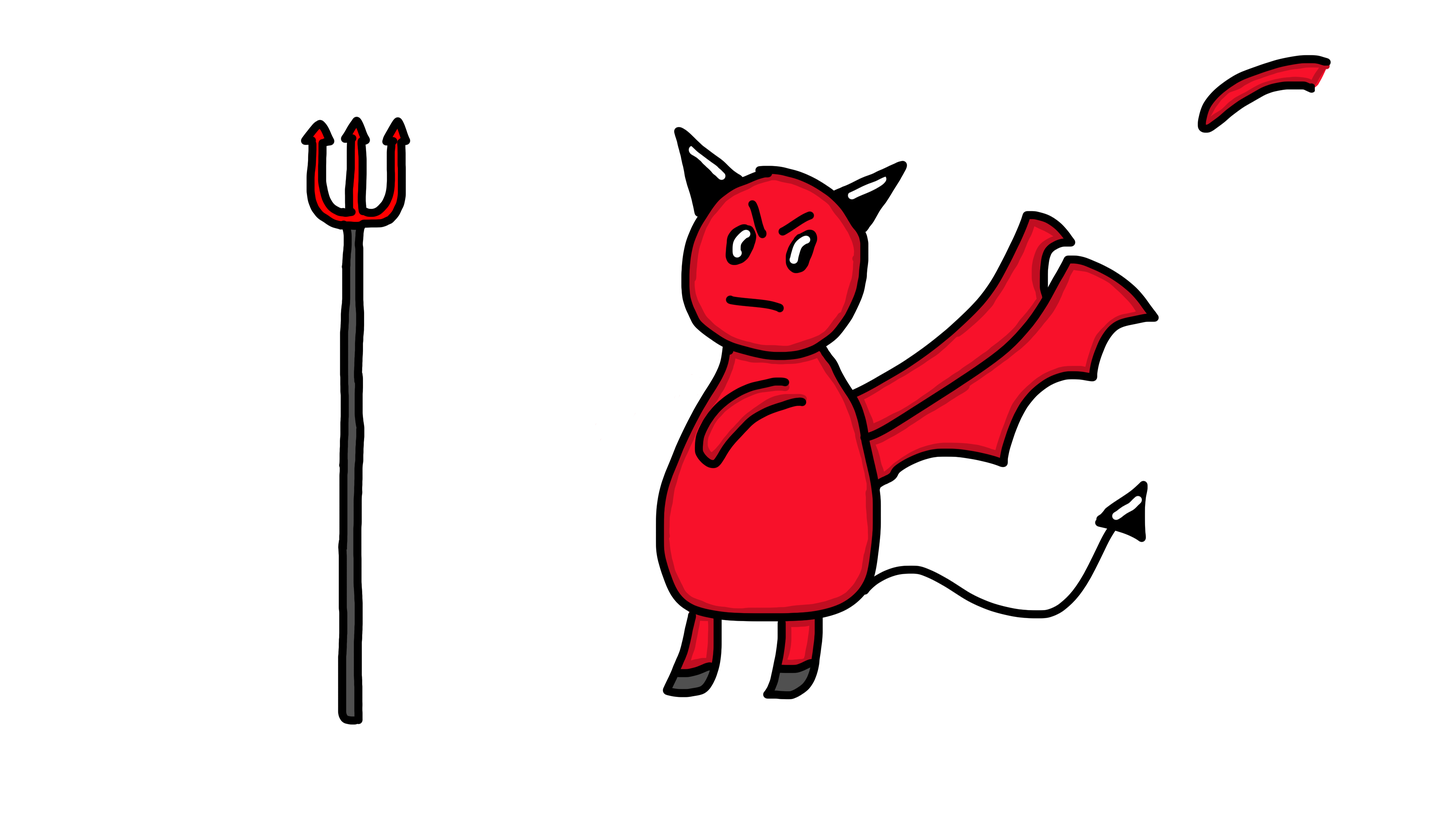
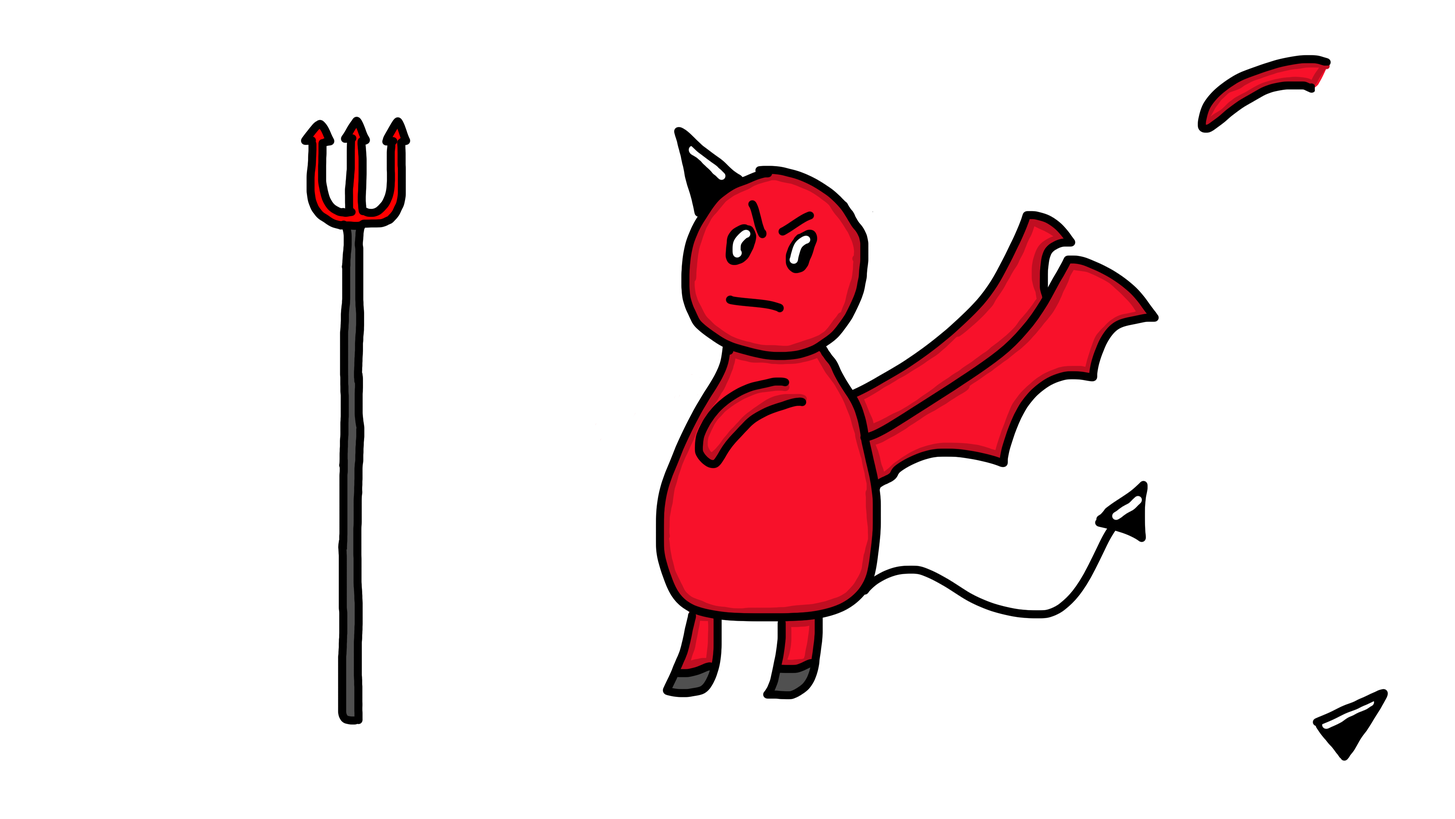
Layer changes from the first 1455 x 819 image to the second:
painted on "Layer 3" over (833, 160, 1389, 761)
painted on "Layer 4" over (836, 166, 898, 228)
